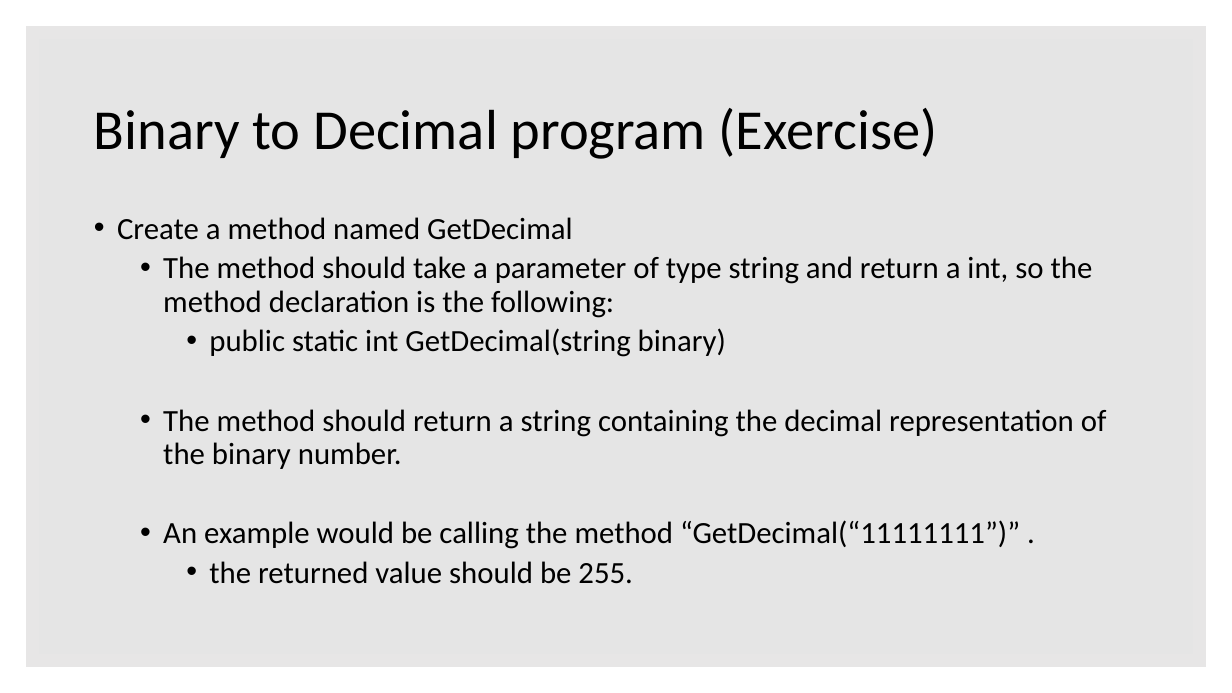
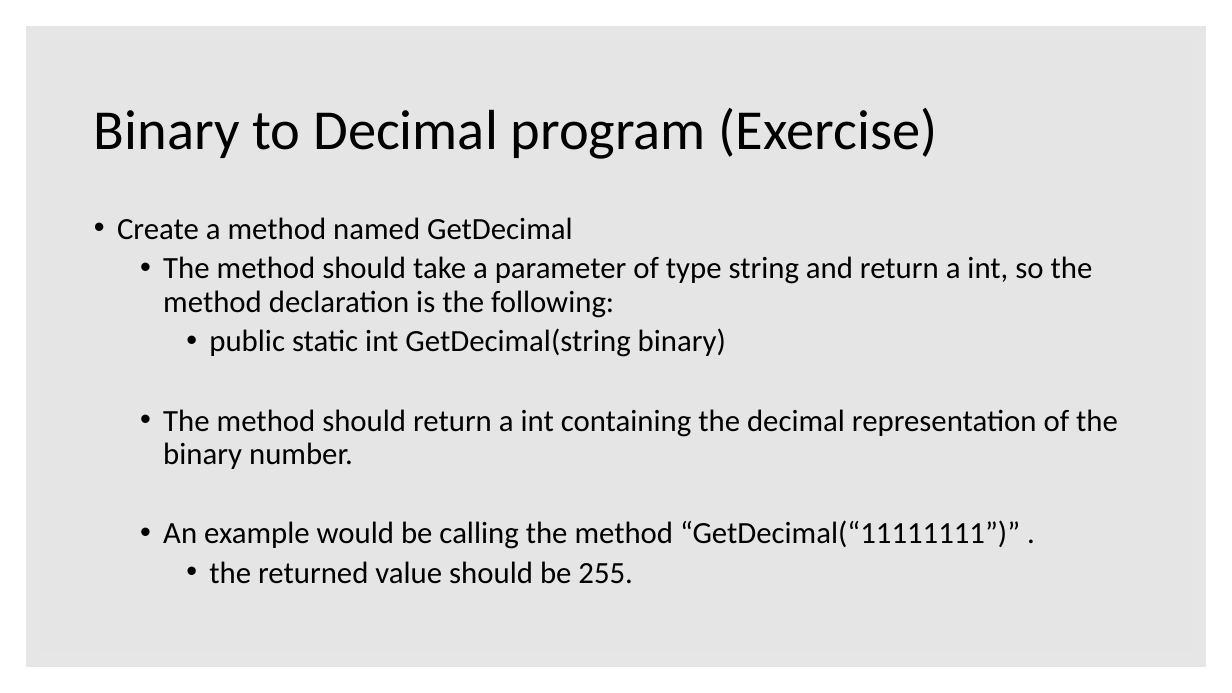
Before and after one commit to datamatiker2018/Week-12, a slide deck: slide 18 of Computer Architecture.pptx. Drawn at 1232x693 pixels with LibreOffice and Linux fonts; fonts in the diff are those of the drawing. Boxes give left, top, right and bottom in pixels: in the first picture for what was removed or moved away, otherwise in the second. Text is boxed around its words. In the diff, an @@ line names an element or a change of style, - is before the commit and + after.

```diff
--- a/Computer Architecture.pptx
+++ b/Computer Architecture.pptx
@@ text at [163, 409, 1118, 469]: text changed @@
-  • The method should return a string containing the decimal representation of the binary number.
+  • The method should return a int containing the decimal representation of the binary number.
```
Also in this commit, not shown: 3 other files.
